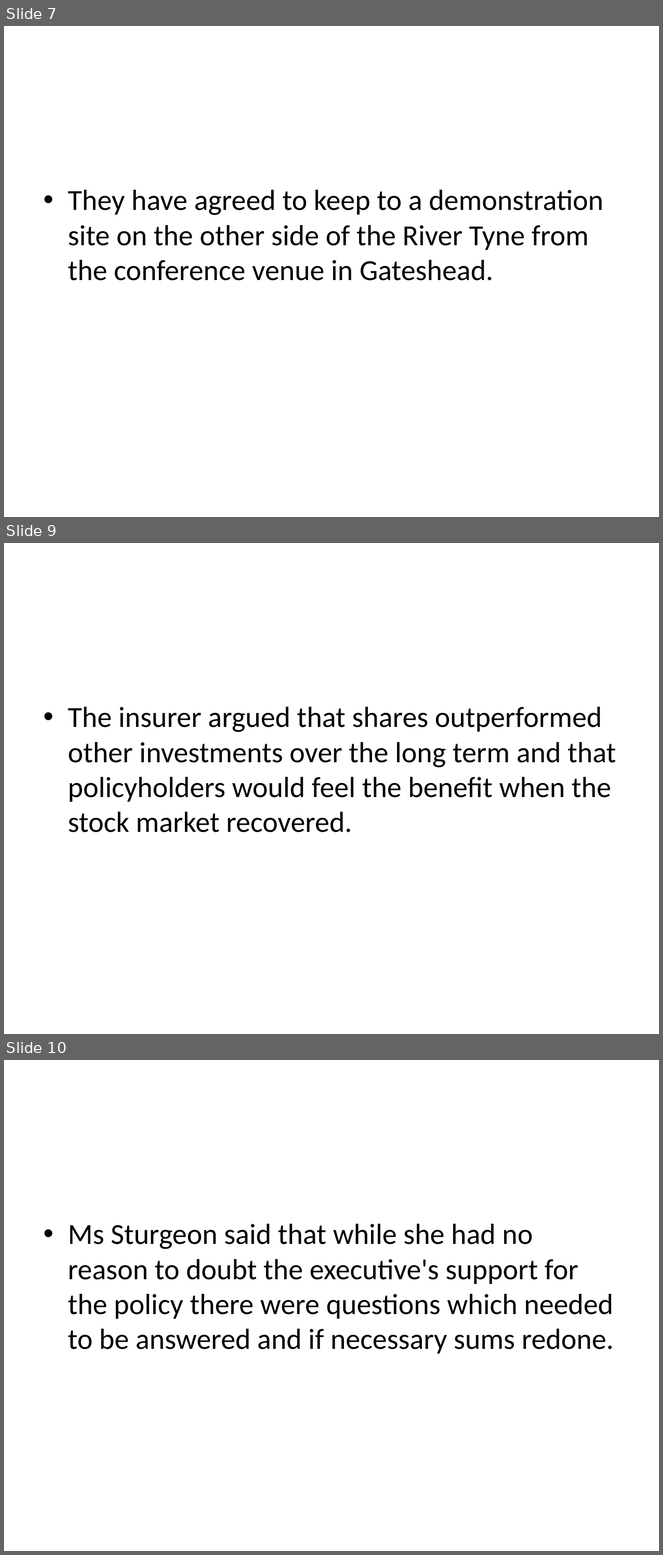
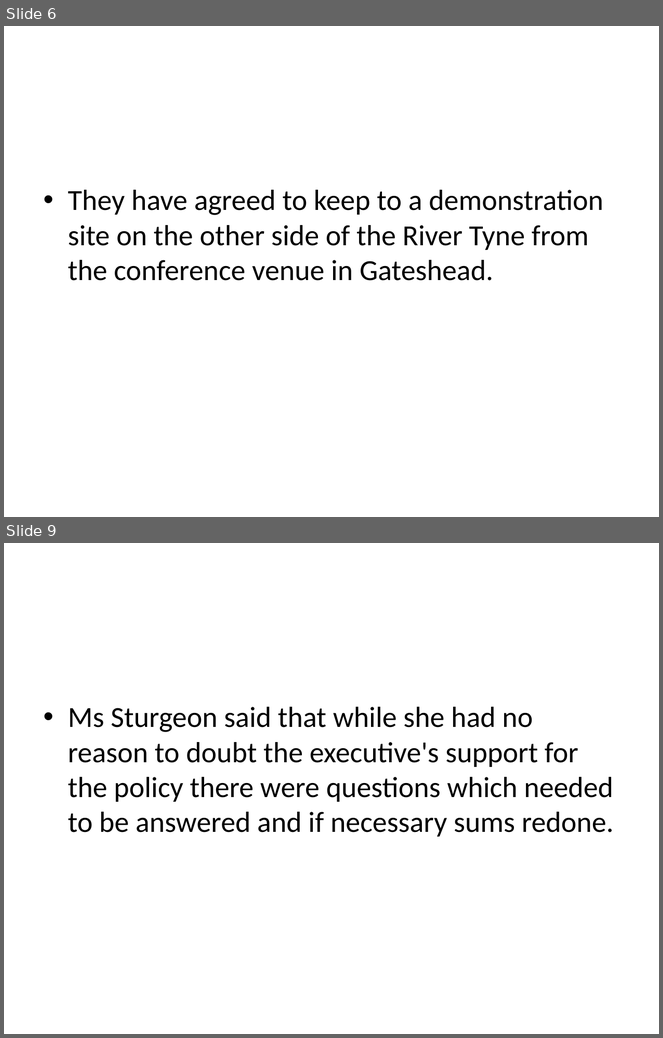
Before and after one commit to MayankVachher/Shortie, a slide deck: title.pptx. Shown one above the other, each under a label of ours: slides 7, 9 and 10 before the commit, slides 6 and 9 after it; the slides between them are not shown. The pictures are 663x1555 and 663x1038 pixels, drawn with LibreOffice and Linux fonts; fonts in the diff are those of the drawing. Boxes give left, top, right and bottom in pixels: in the first picture for what was removed or moved away, otherwise in the second. Text is boxed around its words. In the diff, an @@ line names an element or a change of style, - is before the commit and + after.

```diff
--- a/title.pptx
+++ b/title.pptx
@@ slide 9 removed at box(4, 543, 659, 1034), background #FFFFFF @@
@@ text removed at box(68, 707, 616, 833) @@
-• The insurer argued that shares outperformed other investments over the long term and that policyholders would feel the benefit when the stock market recovered.
@@ what was slide 7 is now slide 6 @@
@@ what was slide 10 is now slide 9 @@
```
Also in this commit, not shown: 1 slide changed, 4 slides added, 3 other slides removed, 22 other files.
